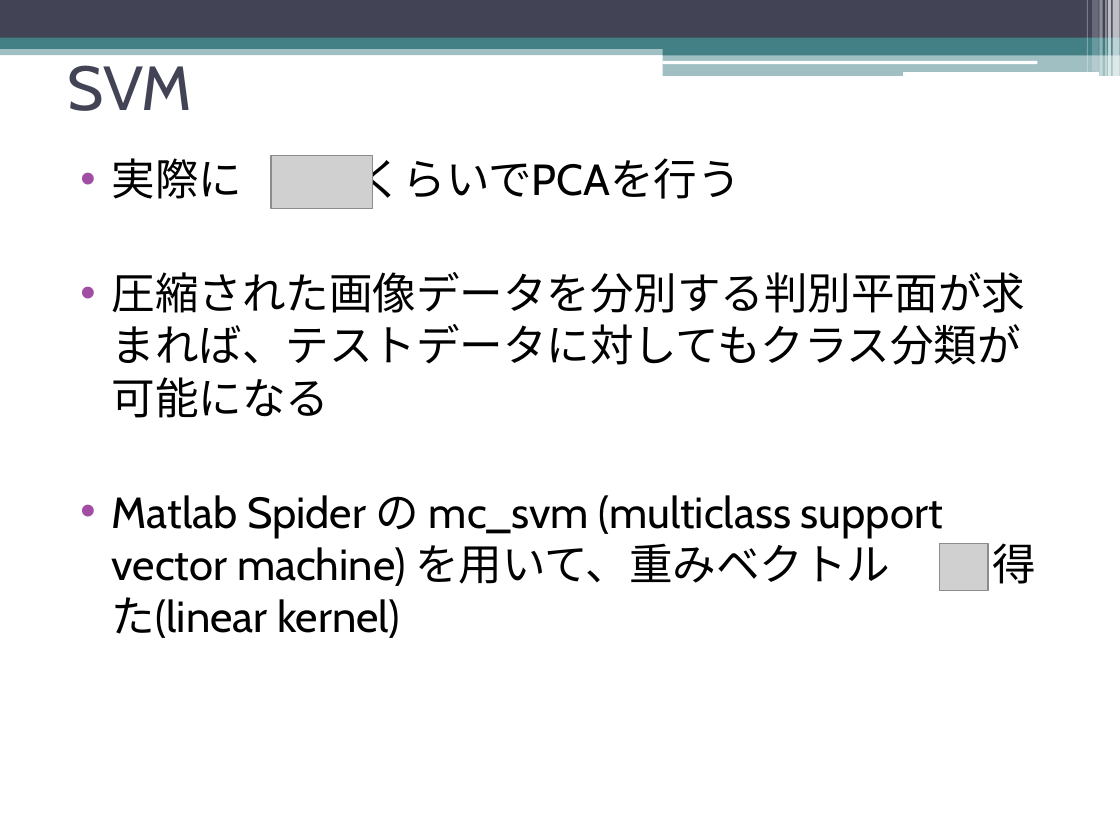
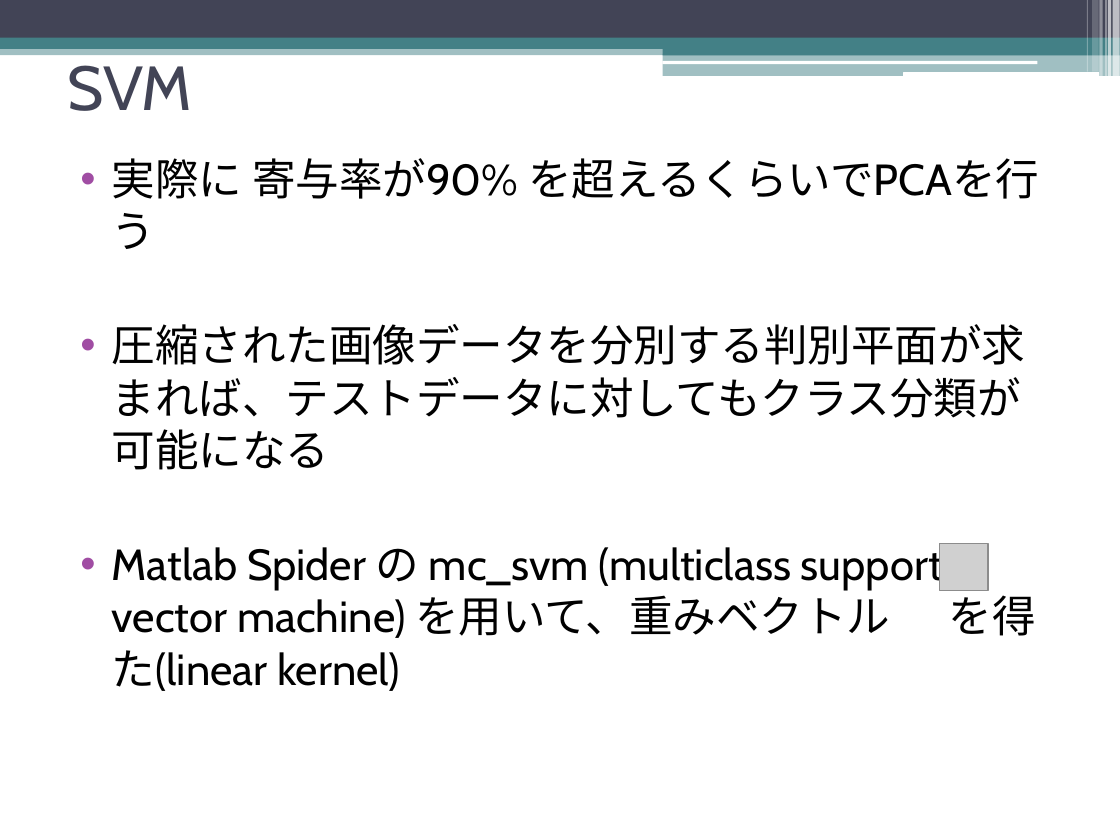
Before and after one commit to Shell-Wataru/AutoRecognition, a slide deck: slide 19 of RecogSlide.pptx (slide 24 before the commit). Drawn at 1120x840 pixels with LibreOffice and Linux fonts; fonts in the diff are those of the drawing; grey boxes stand for pictures. Boxes give left, top, right and bottom in pixels: in the first picture for what was removed or moved away, otherwise in the second. Text is boxed around its words. In the diff, an @@ line names an element or a change of style, - is before the commit and + after.

```diff
--- a/RecogSlide.pptx
+++ b/RecogSlide.pptx
@@ text at (112,158,1039,199): text changed @@
-• 実際に くらいでPCAを行う
+• 実際に 寄与率が90% を超えるくらいでPCAを行う
@@ picture removed at (271,156,373,209) @@
```
Also in this commit, not shown: 7 other slides changed, 5 other files.
